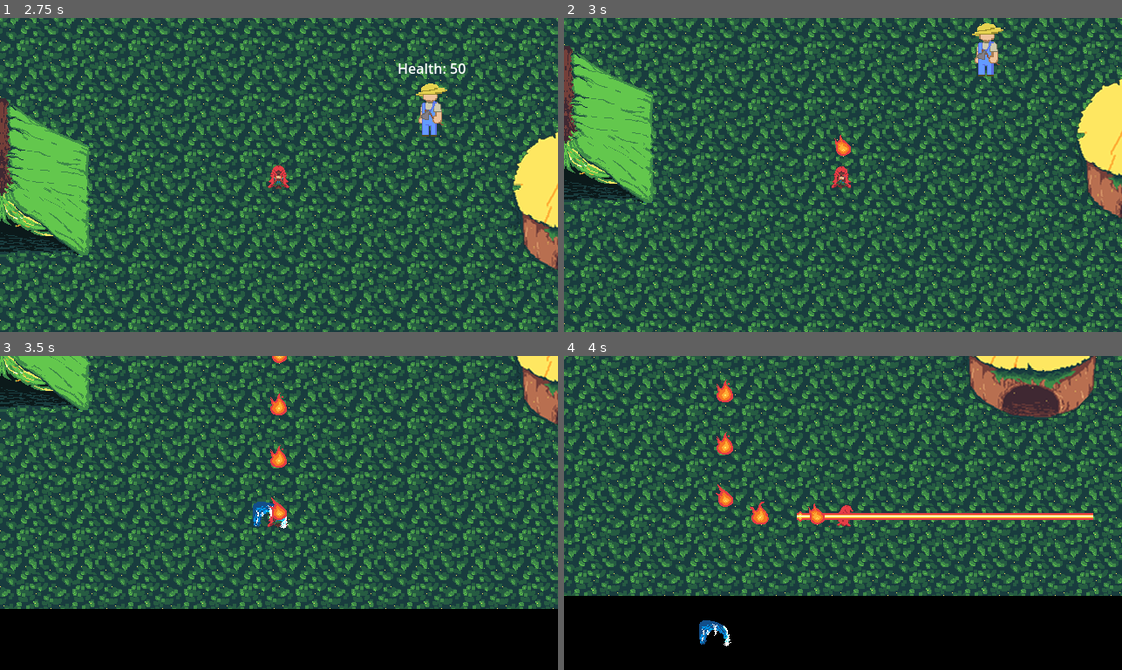
Above: before the commit, frames 1-4 (two rows, left to right).
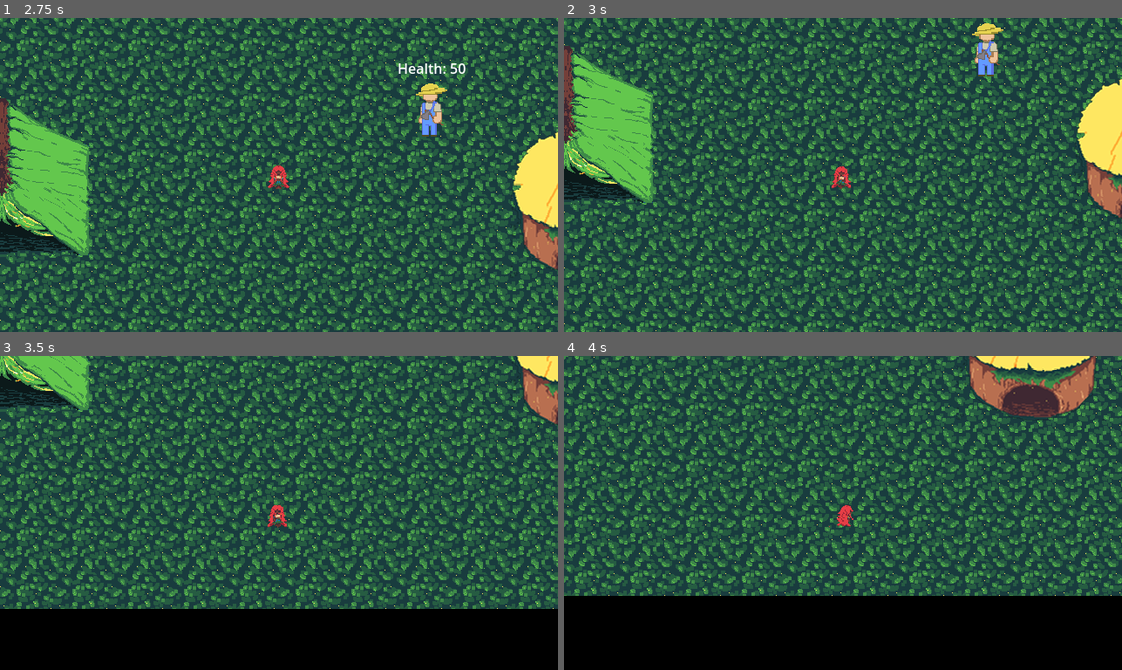
Above: after the commit, the same moments.

Repository: SamuelMTL/AmazonProject
Game: Godot game, scene res://scenes/MainMenuScene/MainMenu.tscn
The game is run twice, just before and just after one commit, with the same random seed, the same clock (stepped at 60 frames per second) and the same inputs. Sound files missing from this copy of the repository are replaced by a short silence.
Inputs (mouse positions are in pixels of both pictures, inside the frame that each line leads up to):
- Up to frame 1 (2.75 s): click "Play" at 0.5 s; move the mouse to (401, 159) at 1.27 s; hold Right (ui_right) 1.28-2 s; tap R (BoitataPower) at 1.35 s; tap Q (CurupiraPower) at 1.55 s; click "Pular cutscene" at 2 s
- Up to frame 2 (3 s): move the mouse to (731, 190) at 2.77 s; hold Down (ui_down) from 2.78 s (still down); tap Q (CurupiraPower) at 2.85 s
- Up to frame 3 (3.5 s): keep holding Down (ui_down); tap E (IaraPower) at 3.05 s
- Up to frame 4 (4 s): move the mouse to (898, 443) at 3.52 s; release Down (ui_down) at 3.53 s; hold Right (ui_right) from 3.53 s (still down); tap E (IaraPower) at 3.6 s; tap R (BoitataPower) at 3.8 s

Frame 1 is identical in both runs. In frame 2, 0.1% of the frame differs, in the area x 48-52%, y 37-44%; in frame 3, 0.6%; in frame 4, 2.0%, in the area x 24-95%, y 7-93%.

Commit message:
Update jogador.gd

Diff:
--- a/amazonproject/Components/PlayerComponent/jogador.gd
+++ b/amazonproject/Components/PlayerComponent/jogador.gd
@@ -103,12 +103,20 @@
 			print("O player nao tem a zarabatana")
 
 	if Input.is_action_just_pressed("CurupiraPower"):
-		activate_curupira_power()
+		if PlayerInventory.powerups.has("Curupira"):
+			activate_curupira_power()
+		else:
+			print("O player nao tem esse poder ainda")
 	elif Input.is_action_just_pressed("IaraPower"):
-		activate_iara_power()
+		if PlayerInventory.powerups.has("Iara"):
+			activate_iara_power()
+		else:
+			print("O player nao tem esse poder ainda")
 	elif Input.is_action_just_pressed("BoitataPower"):
-		activate_boitata_power()
-
+		if PlayerInventory.powerups.has("Boitata"):
+			activate_boitata_power()
+		else:
+			print("O player nao tem esse poder ainda")
 func player_dash(direction: Vector2):
 	dashing = true
 	can_dash = false
